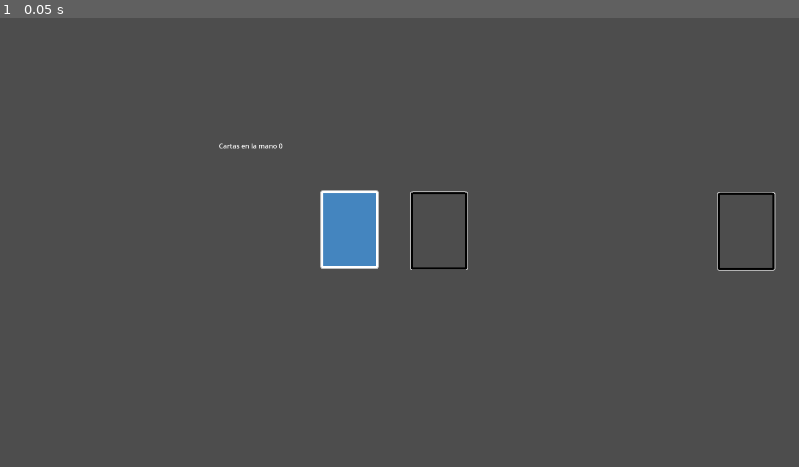
Above: before the commit, frame 1.
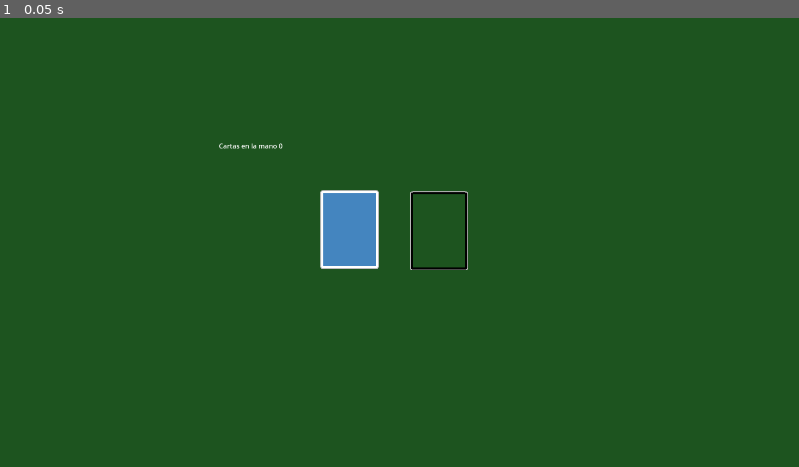
Above: after the commit, the same moment.

Repository: mignavarl/chinchon_transcendence
Game: Godot game, scene res://scenes/Main.tscn
The game is run twice, just before and just after one commit, with the same random seed, the same clock (stepped at 60 frames per second) and the same inputs.
Inputs:
- Up to frame 1 (0.05 s): no input

The runs differ from the first frame. In frame 1, 98% of the frame differs, in the area x 0-100%, y 0-100%.

Commit message:
cards working in ngnix

Diff:
--- a/game_godot/project.godot
+++ b/game_godot/project.godot
@@ -25,6 +25,15 @@
 import/fbx2gltf/enabled.web=true
 import/blender/enabled.web=true
 
+[input]
+
+mouse_click={
+"deadzone": 0.2,
+"events": [Object(InputEventMouseButton,"resource_local_to_scene":false,"resource_name":"","device":-1,"window_id":0,"alt_pressed":false,"shift_pressed":false,"ctrl_pressed":false,"meta_pressed":false,"button_mask":0,"position":Vector2(0, 0),"global_position":Vector2(0, 0),"factor":1.0,"button_index":1,"canceled":false,"pressed":false,"double_click":false,"script":null)
+]
+}
+
 [rendering]
 
 textures/webp_compression/compression_method=0
+environment/defaults/default_clear_color=Color(0.11383156, 0.32778442, 0.11995856, 1)
--- a/game_godot/scenes/Main.tscn
+++ b/game_godot/scenes/Main.tscn
@@ -14,12 +14,10 @@
 
 [node name="Main" type="Node2D"]
 
-[node name="CardManager" type="Node2D" parent="." node_paths=PackedStringArray("input_manager")]
+[node name="CardManager" type="Node2D" parent="." node_paths=PackedStringArray("input_manager", "card_slot_reference")]
 script = ExtResource("1_rvslj")
 input_manager = NodePath("../InputManager")
-
-[node name="CardSlot3" parent="." instance=ExtResource("3_0bbpv")]
-position = Vector2(1793, 513)
+card_slot_reference = NodePath("../CardSlot")
 
 [node name="CardSlot" parent="." instance=ExtResource("3_0bbpv")]
 position = Vector2(1055, 512)
@@ -52,7 +50,9 @@
 position = Vector2(0, -0.5)
 shape = SubResource("RectangleShape2D_lhr70")
 
-[node name="InputManager" type="Node2D" parent="." node_paths=PackedStringArray("card_manager_reference", "deck_reference")]
+[node name="InputManager" type="Node2D" parent="." node_paths=PackedStringArray("card_manager_reference", "deck_reference", "card_slot_reference", "player_hand_reference")]
 script = ExtResource("7_q8u5g")
 card_manager_reference = NodePath("../CardManager")
 deck_reference = NodePath("../Deck")
+card_slot_reference = NodePath("../CardSlot")
+player_hand_reference = NodePath("../PlayerHand")
--- a/game_godot/scenes/card.tscn
+++ b/game_godot/scenes/card.tscn
@@ -7,6 +7,7 @@
 size = Vector2(122, 172)
 
 [node name="Card" type="Node2D"]
+z_as_relative = false
 script = ExtResource("1_6u4wf")
 
 [node name="CardImage" type="Sprite2D" parent="."]
--- a/game_godot/scenes/card_slot.tscn
+++ b/game_godot/scenes/card_slot.tscn
@@ -1,8 +1,7 @@
 [gd_scene load_steps=4 format=3 uid="uid://debgndyhxa17s"]
 
 [ext_resource type="Script" uid="uid://dtxjbd7tis1bj" path="res://scripts/card_slot.gd" id="1_cypty"]
-[ext_resource type="Texture2D" uid="uid://cn80ebol7jsw7" path="res://assets/cardslot.png" id="1_mxh2e"]
-
+[ext_resource type="Texture2D" uid="uid://cn80ebol7jsw7" path="res://cardslot.png" id="1_mxh2e"]
 
 [sub_resource type="RectangleShape2D" id="RectangleShape2D_0bbpv"]
 size = Vector2(130, 178)
--- a/game_godot/scenes/deck.gd
+++ b/game_godot/scenes/deck.gd
@@ -2,6 +2,8 @@
 
 #Poner la baraja entera
 var player_deck = []
+
+var card_textures = {}
 
 @export var card_scene : PackedScene
 @export var player_hand : Node2D
@@ -20,22 +22,27 @@
 	print("draw card")
 	print(card_drawn.id)
 	var new_card = card_scene.instantiate()
-	new_card.get_child(0).texture = ResourceLoader.load(card_drawn.img)
+	new_card.get_child(0).texture = card_textures[card_drawn.img]
+	new_card.init_values(card_drawn.id, card_drawn.suit, card_drawn.number, card_drawn.img)
 	#new_card.position = Vector2(1000, 0)
 	new_card.position = $".".global_position
 	$"../CardManager".add_child(new_card)
-	new_card.name = "Card"
+	new_card.name = card_drawn.id
 	player_hand.add_card_to_hand(new_card)
 
 func generate_deck():
 	for suit in card_database.SUITS:
 		for number in card_database.NUMBERS:
+			var img_path =  "res://assets/cards/%s_%d.png" % [suit["id"], number["value"]]
+			print("path: %s", img_path)
+			card_textures[img_path] = load(img_path)
 			var card = {
 				"id": "%s_%d" % [suit["id"], number["value"]],
 				"suit": suit,
 				"number": number,
-				"img": "res://assets/cards/%s/%d.png" % [suit["id"], number["value"]],
+				"img": img_path,
 			}
+			print("imagen cargada %s", img_path)
 			player_deck.append(card)
 	shuffle_deck()
 
--- a/game_godot/scripts/card.gd
+++ b/game_godot/scripts/card.gd
@@ -4,6 +4,10 @@
 signal hovered_off
 
 var starting_position
+var id
+var suit
+var value
+var img
 
 # Called when the node enters the scene tree for the first time.
 func _ready() -> void:
@@ -14,6 +18,11 @@
 func _process(delta: float) -> void:
 	pass
 
+func init_values(in_id, in_suit, in_value, in_img):
+	id = in_id
+	suit = in_suit
+	value = in_value
+	img = in_img
 
 func _on_area_2d_mouse_entered() -> void:
 	emit_signal("hovered", self)
--- a/game_godot/scripts/card_manager.gd
+++ b/game_godot/scripts/card_manager.gd
@@ -9,6 +9,7 @@
 var player_hand_reference
 
 @export var input_manager : Node2D
+@export var card_slot_reference : Node2D
 
 # Called when the node enters the scene tree for the first time.
 func _ready() -> void:
@@ -37,14 +38,19 @@
 	card.scale = Vector2(1, 1)
 	card_being_dragged = card
 
+func send_card_to_slot(card):
+	animate_card_to_position(card, card_slot_reference.global_position)
+	player_hand_reference.remove_card_from_hand(card)
+	card_slot_reference.add_card_to_slot(card)
+
 func finish_drag():
 	if card_being_dragged:
 		card_being_dragged.scale = Vector2(1.05, 1.05)
 		var card_slot_found = raycast_check_for_card_slot()
 		if card_slot_found:
 			card_being_dragged.position = card_slot_found.position
+			card_slot_found.add_card_to_slot(card_being_dragged)
 			player_hand_reference.remove_card_from_hand(card_being_dragged)
-			#card_being_dragged.get_node("Area2D/CollisionShape2D").disabled = true
 		else:
 			player_hand_reference.add_card_to_hand(card_being_dragged)
 		card_being_dragged = null
@@ -114,3 +120,8 @@
 	else:
 		card.scale = Vector2(1, 1)
 		card.z_index = 1
+
+
+func animate_card_to_position(card, new_position):
+	var tween = get_tree().create_tween()
+	tween.tween_property(card, "position", new_position, 0.1)
--- a/game_godot/scripts/card_slot.gd
+++ b/game_godot/scripts/card_slot.gd
@@ -1,4 +1,30 @@
 extends Node2D
+
+var cards = []
 
 func _ready() -> void:
 	print($Area2D.collision_mask)
+
+func update_visual():
+	var i = 0
+	for card in cards:
+		if i == 0:
+			card.visible = true
+		else:
+			await get_tree().create_timer(0.1).timeout
+			card.visible = false
+		i = 1
+
+func add_card_to_slot(card):
+	card.get_node("Area2D/CollisionShape2D").disabled = true
+	cards.push_front(card)
+	card.z_index = 0
+	update_visual()
+
+func get_top_card():
+	var card = cards.pop_front()
+	card.visible = true
+	card.get_node("Area2D/CollisionShape2D").disabled = false
+	print("robamos el", card.id)
+	update_visual()
+	return card
--- a/game_godot/scripts/input_manager.gd
+++ b/game_godot/scripts/input_manager.gd
@@ -2,24 +2,53 @@
 
 signal left_mouse_button_clicked
 signal left_mouse_button_release
+signal left_mouse_button_pressed
 
 const COLLISION_MASK_CARD = 1
+const COLLISION_MASK_SLOT = 2
 const COLLISION_MASK_DECK = 4
 
 @export var card_manager_reference : Node2D
 @export var deck_reference : Node2D
+@export var card_slot_reference : Node2D
+@export var player_hand_reference : Node2D
 
+var held_frame_counter = 0
+var click_frame = 0
 
 func _ready() -> void:
 	pass
 
-func _input(event):
-	if event is InputEventMouseButton  and event.button_index == MOUSE_BUTTON_LEFT:
-		if event.pressed:
+func _process(delta: float) -> void:
+	if Input.is_action_just_pressed("mouse_click"):
+		held_frame_counter = 0
+		click_frame = 0
+	elif Input.is_action_pressed("mouse_click"):
+		held_frame_counter += 1
+	click_frame += 1
+	if click_frame > 5 and held_frame_counter:
+		if held_frame_counter >= 5:
+			if Input.is_action_just_released("mouse_click"):
+				held_frame_counter = 0
+				print("suelto")
+				emit_signal("left_mouse_button_release")
+			else:
+				emit_signal("left_mouse_button_pressed")
+				if !card_manager_reference.card_being_dragged:
+					raycast_drag()
+		else:
+			print("hice_click")
 			emit_signal("left_mouse_button_clicked")
 			raycast_at_cursor()
-		else:
-			emit_signal("left_mouse_button_release")
+			held_frame_counter = 0
+
+#func _input(event):
+	#if event is InputEventMouseButton  and event.button_index == MOUSE_BUTTON_LEFT:
+		#if event.pressed:
+			#emit_signal("left_mouse_button_clicked")
+			#raycast_at_cursor()
+		#else:
+			#emit_signal("left_mouse_button_release")
 
 func raycast_at_cursor():
 	var space_state = get_world_2d().direct_space_state
@@ -33,6 +62,24 @@
 		if result_collision_mask == COLLISION_MASK_CARD:
 			var card_found = result[0].collider.get_parent()
 			if card_found:
-				card_manager_reference.start_drag(card_found)
+				card_manager_reference.send_card_to_slot(card_found)
+				#card_manager_reference.start_drag(card_found)
 		elif result_collision_mask == COLLISION_MASK_DECK:
 			deck_reference.draw_card()
+		elif result_collision_mask == COLLISION_MASK_SLOT:
+			var card = card_slot_reference.get_top_card()
+			if player_hand_reference.player_hand.size() <= 7:
+				player_hand_reference.add_card_to_hand(card)
+				print("añadimos a la mano %s",  card.id)
+
+func raycast_drag():
+	var space_state = get_world_2d().direct_space_state
+	var params = PhysicsPointQueryParameters2D.new()
+	params.position = get_global_mouse_position()
+	params.collide_with_areas = true
+	params.collision_mask = COLLISION_MASK_CARD
+	var result = space_state.intersect_point(params)
+	if result.size() > 0:
+		var card_found = result[0].collider.get_parent()
+		if card_found:
+			card_manager_reference.start_drag(card_found)
--- a/game_godot/scripts/player_hand.gd
+++ b/game_godot/scripts/player_hand.gd
@@ -25,6 +25,8 @@
 		update_hand_positions()
 	else:
 		animate_card_to_position(card, card.starting_position)
+	card.get_node("Area2D/CollisionShape2D").disabled = false
+
 
 func remove_card_from_hand(card):
 	if card in player_hand:
Not shown, removed: game_godot/assets/cards/bastos/1.png.import
Not shown, removed: game_godot/assets/cards/bastos/10.png.import
Not shown, removed: game_godot/assets/cards/bastos/11.png.import
Not shown, removed: game_godot/assets/cards/bastos/12.png.import
Not shown, removed: game_godot/assets/cards/bastos/2.png.import
Not shown, removed: game_godot/assets/cards/bastos/3.png.import
Not shown, removed: game_godot/assets/cards/bastos/4.png.import
Not shown, removed: game_godot/assets/cards/bastos/5.png.import
Not shown, removed: game_godot/assets/cards/bastos/6.png.import
Not shown, removed: game_godot/assets/cards/bastos/7.png.import
Renamed: game_godot/assets/cards/bastos/1.png -> game_godot/assets/cards/bastos_1.png
Not shown, added: game_godot/assets/cards/bastos_1.png.import
(and 111 more such lines)
